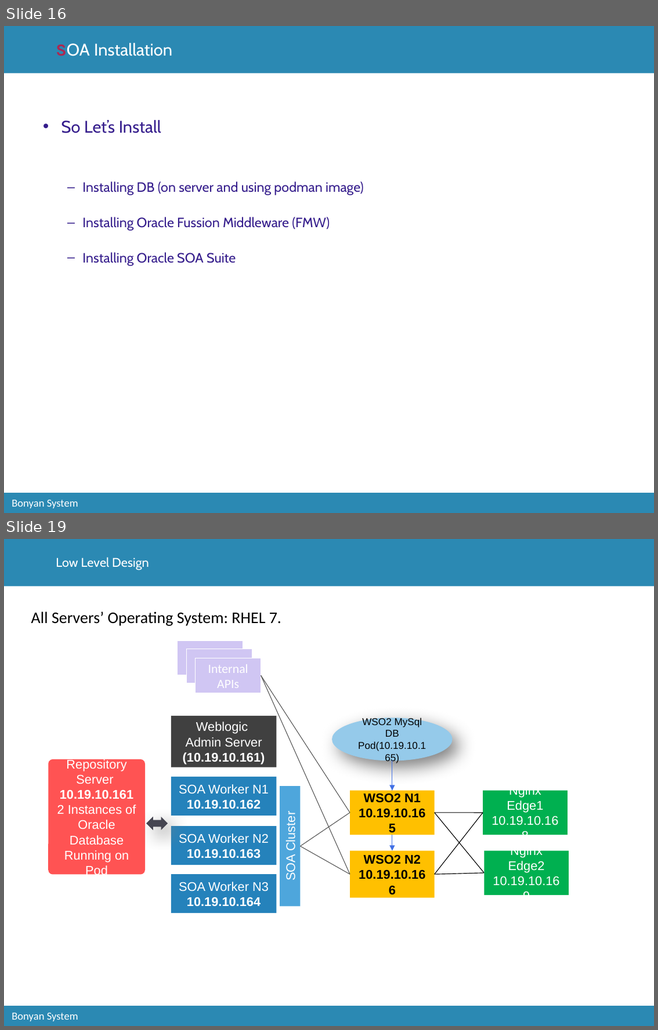
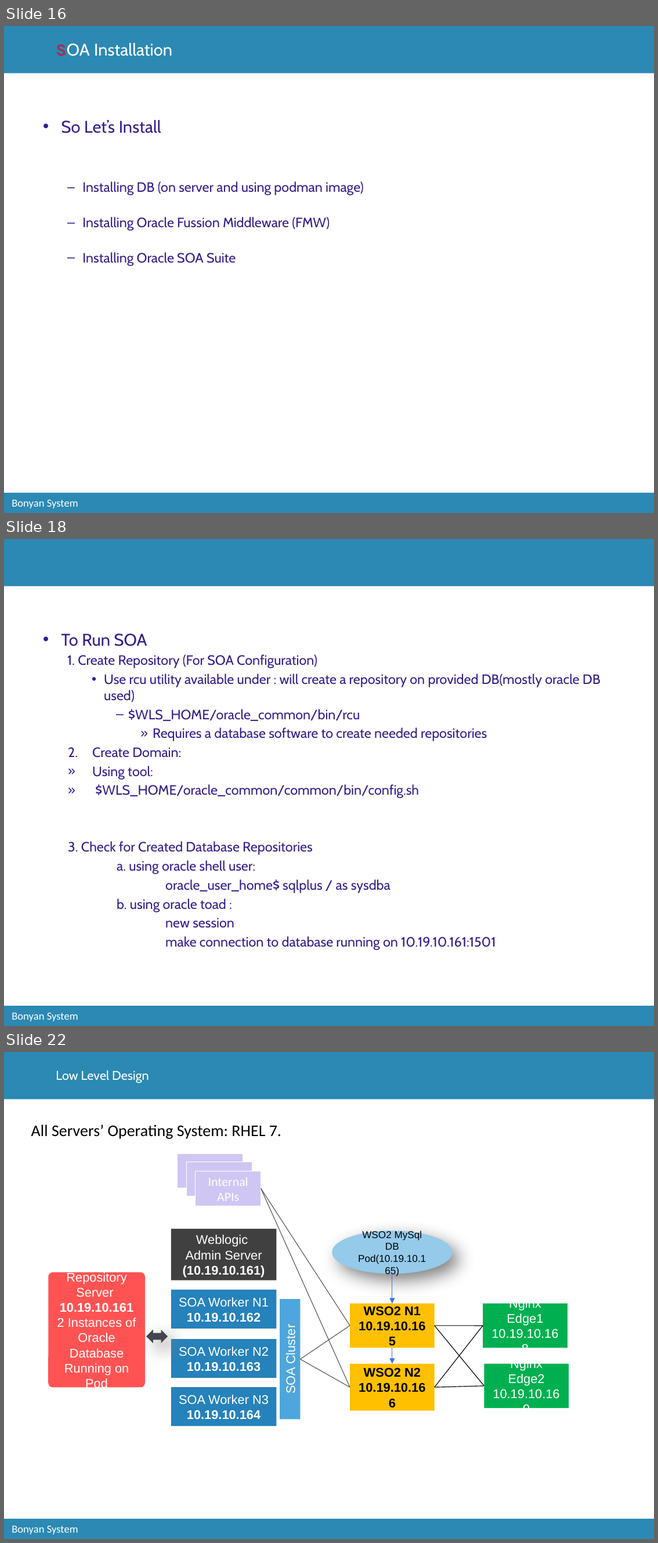
Before and after one commit to catcry/soaTraining, a slide deck: Presentation/soaTrainingPresentation.pptx. Shown one above the other, each under a label of ours: slides 16 and 19 before the commit, slides 16, 18 and 22 after it; the slides between them are not shown. The pictures are 658x1030 and 658x1543 pixels, drawn with LibreOffice and Linux fonts; fonts in the diff are those of the drawing; background and template pictures are left out. Boxes give left, top, right and bottom in pixels: in the first picture for what was removed or moved away, otherwise in the second. Text is boxed around its words. In the diff, an @@ line names an element or a change of style, - is before the commit and + after.

Commit message:
Completed During 2nd Session

```diff
--- a/Presentation/soaTrainingPresentation.pptx
+++ b/Presentation/soaTrainingPresentation.pptx
@@ slide 18 added at (4,539,654,1026), background #FFFFFF; not listed: 3 template elements that a slide beside it also shows @@
@@ text added at (61,634,600,950), 15 pt, text #351D8C @@
+• To Run SOA
+  1. Create Repository (For SOA Configuration)
+    • Use rcu utility available under : will create a repository on provided DB(mostly oracle DB used)
+      – $WLS_HOME/oracle_common/bin/rcu
+        » Requires a database software to create needed repositories
+        2. Create Domain:
+        » Using tool:
+        » $WLS_HOME/oracle_common/common/bin/config.sh
+        3. Check for Created Database Repositories
+        a. using oracle shell user:
+        oracle_user_home$ sqlplus / as sysdba
+        b. using oracle toad :
+        new session
+        make connection to database running on 10.19.10.161:1501
@@ what was slide 19 is now slide 22 @@
```
Also in this commit, not shown: 2 other slides added.
